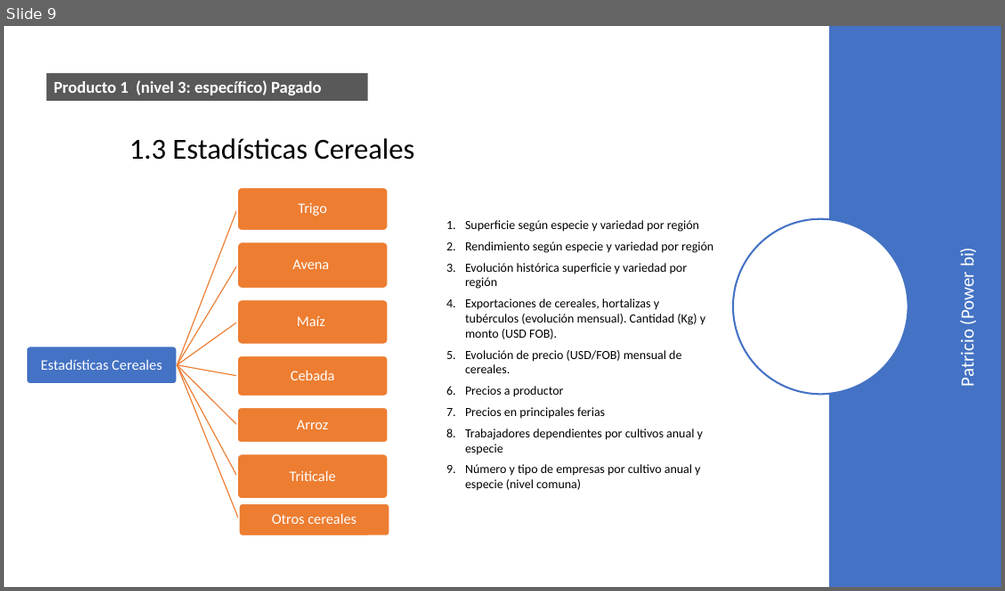
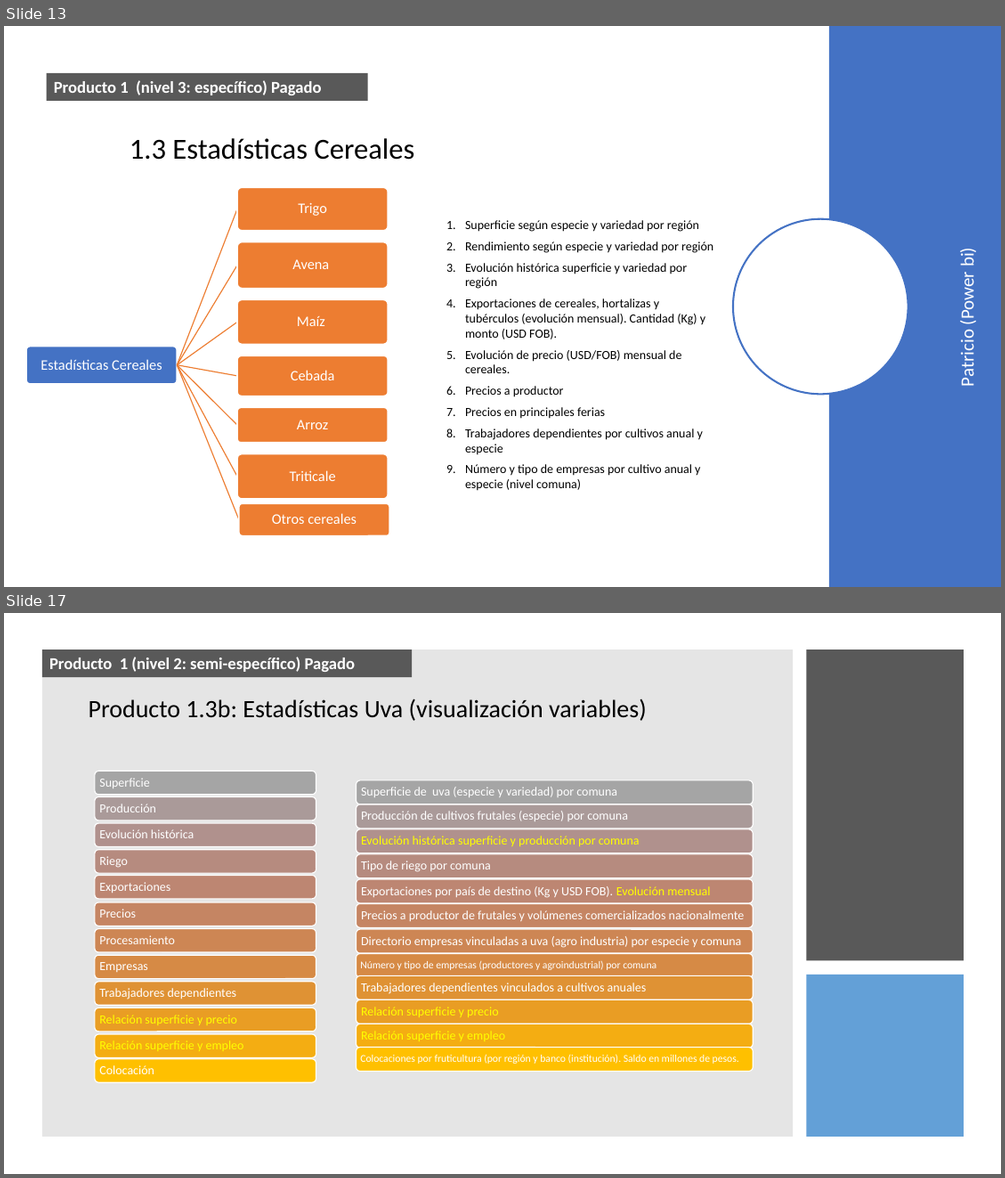
Before and after one commit to Sud-Austral/DATA-AGRO, a slide deck: Repositorio Agricultura/Para power bi/Chile/Agricola/Power Bi (variables a mostrar).pptx. Shown one above the other, each under a label of ours: slide 9 before the commit, slides 13 and 17 after it; the slides between them are not shown. The pictures are 1005x591 and 1005x1178 pixels, drawn with LibreOffice and Linux fonts; fonts in the diff are those of the drawing. Boxes give left, top, right and bottom in pixels: in the first picture for what was removed or moved away, otherwise in the second. Text is boxed around its words. In the diff, an @@ line names an element or a change of style, - is before the commit and + after.

```diff
--- a/Repositorio Agricultura/Para power bi/Chile/Agricola/Power Bi (variables a mostrar).pptx
+++ b/Repositorio Agricultura/Para power bi/Chile/Agricola/Power Bi (variables a mostrar).pptx
@@ slide 17 added at (x1=4, y1=613, x2=1001, y2=1174), background #FFFFFF @@
@@ rectangle added at (x1=42, y1=649, x2=793, y2=1136), fill #808080 at 20% opacity @@
@@ rectangle added at (x1=42, y1=649, x2=413, y2=677), fill #595959, 16 pt, text #FFFFFF, bold @@
+Producto 1 (nivel 2: semi-específico) Pagado
@@ rectangle added at (x1=807, y1=649, x2=963, y2=961), fill #595959 @@
@@ text added at (x1=89, y1=698, x2=647, y2=721), 24 pt, text #000000 @@
+Producto 1.3b: Estadísticas Uva (visualización variables)
@@ rectangle added at (x1=807, y1=974, x2=963, y2=1136), fill #5B9BD5 at 95% opacity @@
@@ group added at (x1=95, y1=771, x2=316, y2=1082): 12 rounded rectangles, 12 texts @@
+Superficie
+Producción
+Evolución histórica
+Riego
+Exportaciones
+Precios
+Procesamiento
+Empresas
+Trabajadores dependientes
+Relación superficie y precio
+Relación superficie y empleo
+Colocación
@@ group added at (x1=356, y1=780, x2=753, y2=1070): 12 rounded rectangles, 12 texts @@
+Superficie de uva (especie y variedad) por comuna
+Producción de cultivos frutales (especie) por comuna
+Evolución histórica superficie y producción por comuna
+Tipo de riego por comuna
+Exportaciones por país de destino (Kg y USD FOB). Evolución mensual
+Precios a productor de frutales y volúmenes comercializados nacionalmente
+Directorio empresas vinculadas a uva (agro industria) por especie y comuna
+Número y tipo de empresas (productores y agroindustrial) por comuna
+Trabajadores dependientes vinculados a cultivos anuales
+Relación superficie y precio
+Relación superficie y empleo
+Colocaciones por fruticultura (por región y banco (institución). Saldo en millones de pesos.
@@ what was slide 9 is now slide 13 @@
```
Also in this commit, not shown: 9 slides changed, 9 other slides added, 2 slides removed, 18 other files.
